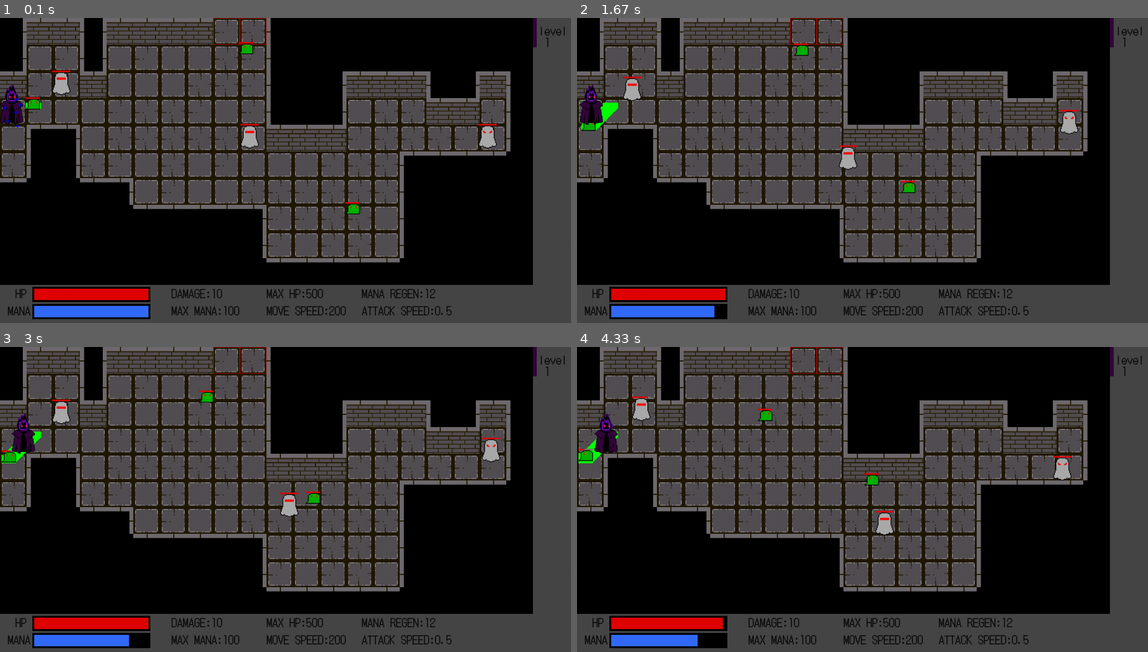
Above: before the commit, frames 1-4 (two rows, left to right).
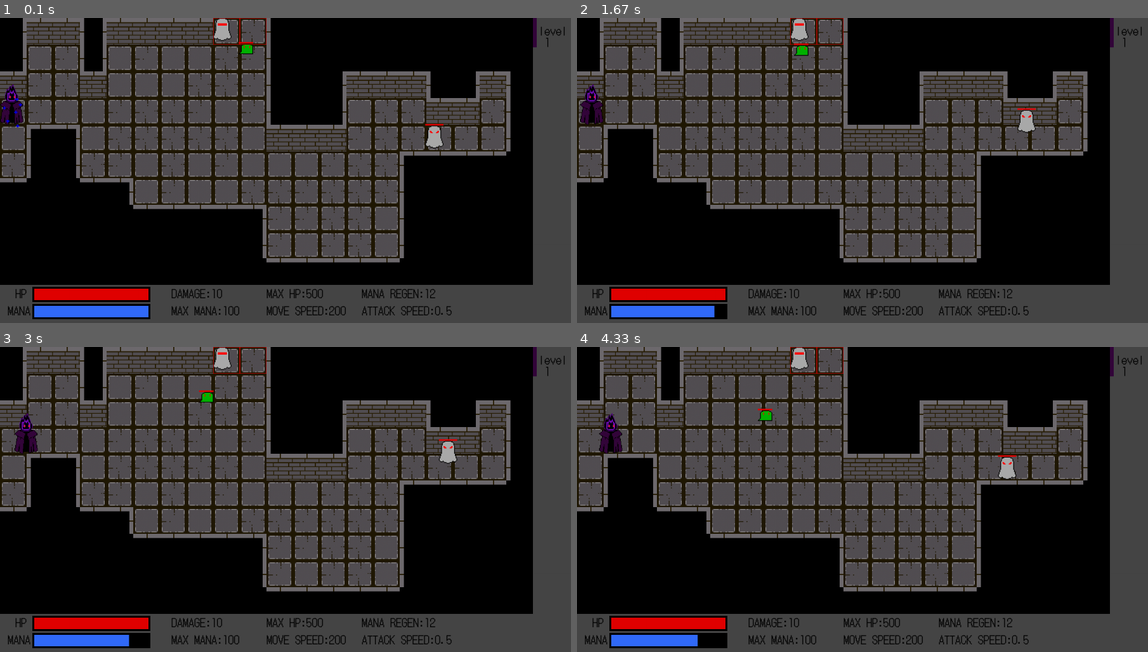
Above: after the commit, the same moments.

Repository: philogamer/pygame1
Game: pygame game, started from main.py
Two runs of this game, one before a commit and one after it. Both use one fixed random seed, a clock stepped at 60 frames per second and the inputs below.
Inputs (mouse positions are in pixels of both pictures, inside the frame that each line leads up to):
- Up to frame 1 (0.1 s): no input
- Up to frame 2 (1.67 s): hold Right 0.33-0.8 s; move the mouse to (839, 182) at 0.37 s; hold Right 0.83-1.3 s; hold D 0.83-1.3 s; move the mouse to (1045, 161) at 0.87 s; hold Left from 1.33 s (still down); hold A from 1.33 s (still down); move the mouse to (862, 188) at 1.37 s
- Up to frame 3 (3 s): release Left at 1.87 s; release A at 1.87 s; hold Left 1.9-2.3 s; hold A 1.9-2.3 s; move the mouse to (148, 502) at 1.93 s; hold Right 2.33-2.97 s; hold D 2.33-2.97 s; move the mouse to (342, 566) at 2.37 s
- Up to frame 4 (4.33 s): hold Left 3-3.47 s; hold A 3-3.47 s; move the mouse to (685, 569) at 3.03 s; hold Right 3.5-3.97 s; hold D 3.5-3.97 s; move the mouse to (948, 392) at 3.53 s; hold Right from 4 s (still down); hold D from 4 s (still down); move the mouse to (1073, 606) at 4.03 s

The runs differ from the first frame. In frame 1, 1.1% of the frame differs, in the area x 4-87%, y 0-65%; in frame 2, 1.3%; in frame 3, 1.5%; in frame 4, 1.6%, in the area x 0-87%, y 0-93%.

Commit message:
fix extremly bugs that make enemy born in side and not able to go

Diff:
--- a/function.py
+++ b/function.py
@@ -328,7 +328,7 @@
             msto.obstacle.append(Obstacle(i,'st'))
     sideblock(msto)
     for i in msto.insidef:
-        if i%10==0 or i%10==9 or i<10 and i<190:
+        if i%10==0 or i%10==9 or i<10 or i<190:
             msto.insidef.remove(i)
 def render2(msto,csto):
     csto.bosses.append(Boss(csto.wave))
